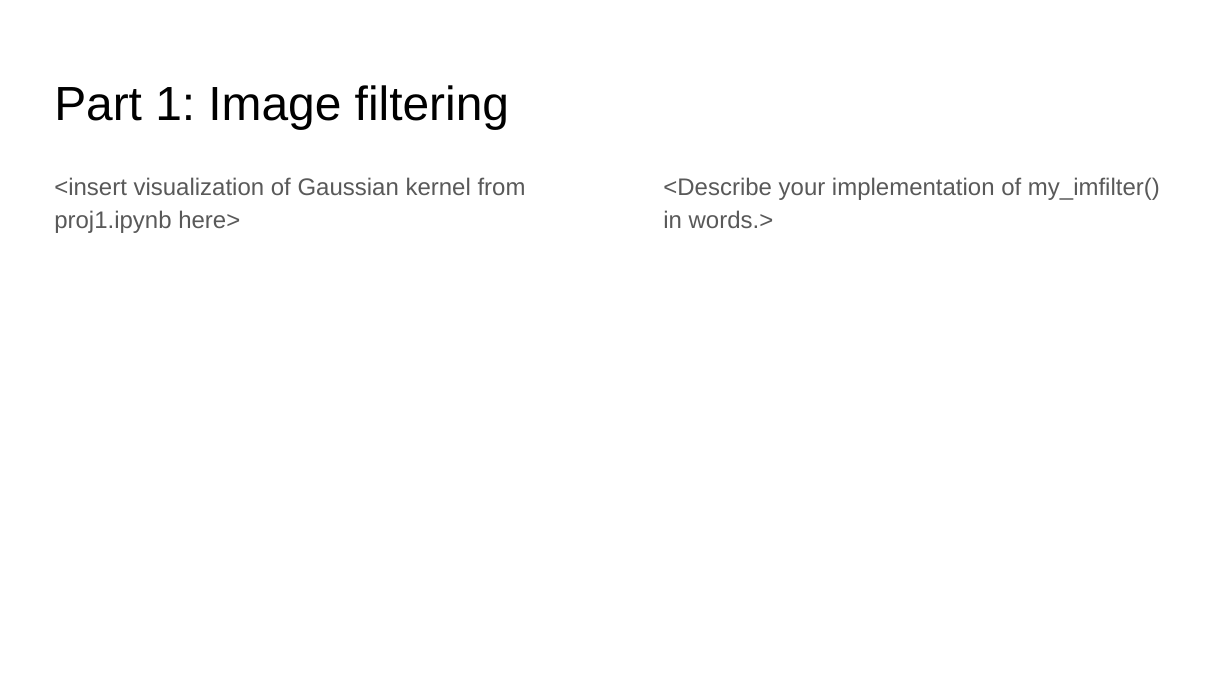
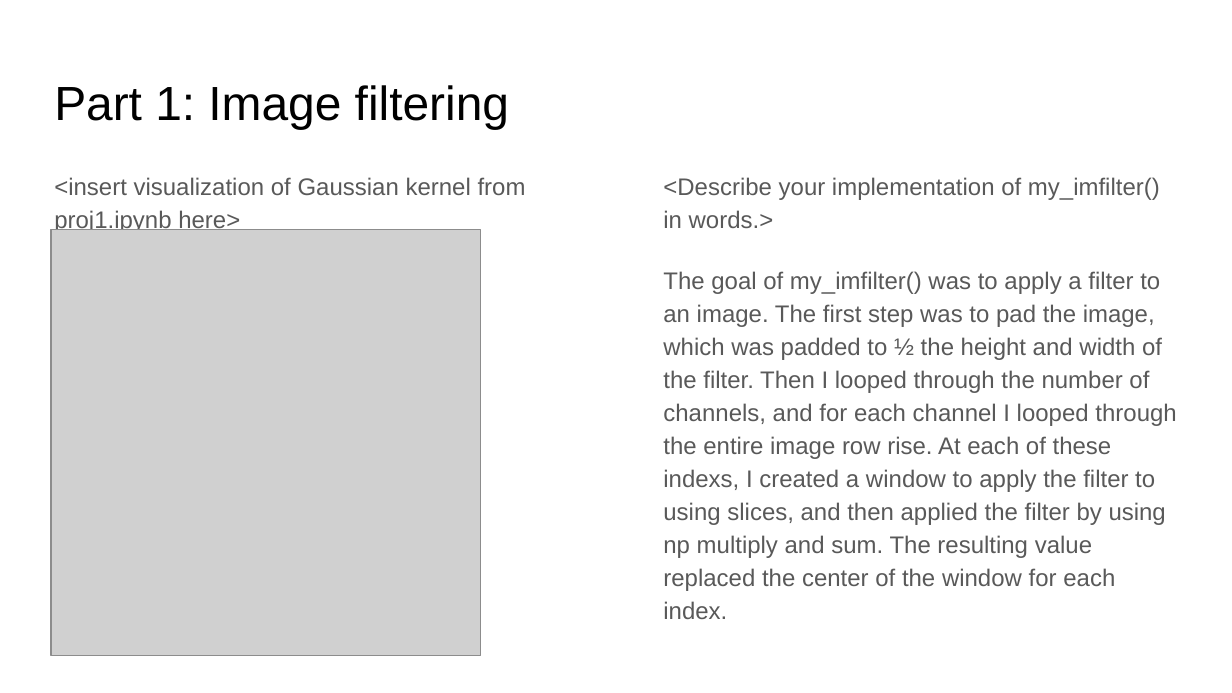
Before and after one commit to aten2001/Computer-Vision, a slide deck: slide 2 of computerVision/proj1_v2/proj1/report_template.pptx. Drawn at 1232x693 pixels with LibreOffice and Linux fonts; fonts in the diff are those of the drawing; grey boxes stand for pictures. Boxes give left, top, right and bottom in pixels: in the first picture for what was removed or moved away, otherwise in the second. Text is boxed around its words. In the diff, an @@ line names an element or a change of style, - is before the commit and + after.

```diff
--- a/computerVision/proj1_v2/proj1/report_template.pptx
+++ b/computerVision/proj1_v2/proj1/report_template.pptx
@@ picture added at (x1=51, y1=229, x2=480, y2=655) @@
@@ text at (x1=663, y1=271, x2=1176, y2=619): paragraph added @@
+The goal of my_imfilter() was to apply a filter to an image. The first step was to pad the image, which was padded to ½ the height and width of the filter. Then I looped through the number of channels, and for each channel I looped through the entire image row rise. At each of these indexs, I created a window to apply the filter to using slices, and then applied the filter by using np multiply and sum. The resulting value replaced the center of the window for each index.
```
Also in this commit, not shown: 11 other slides changed, 3 other files.
